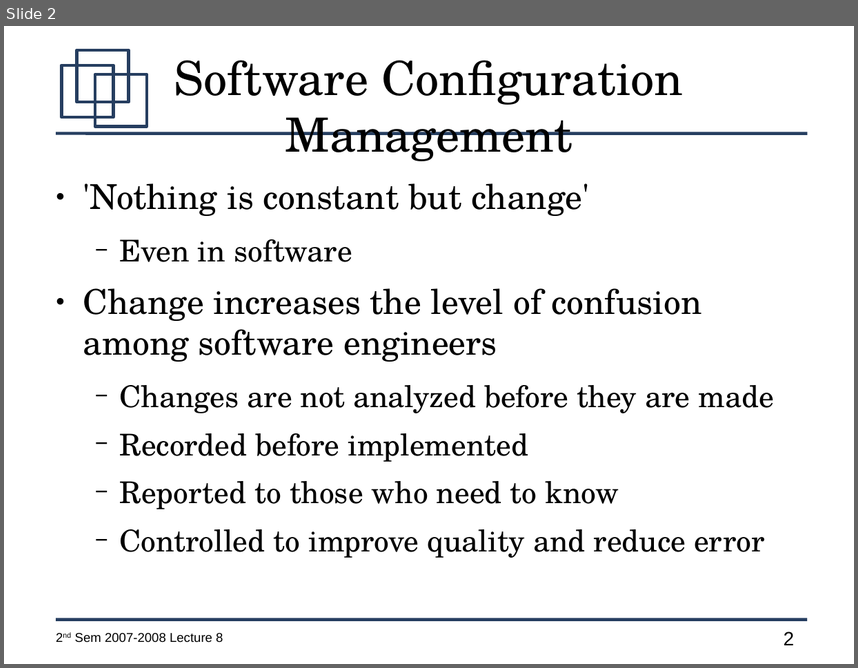
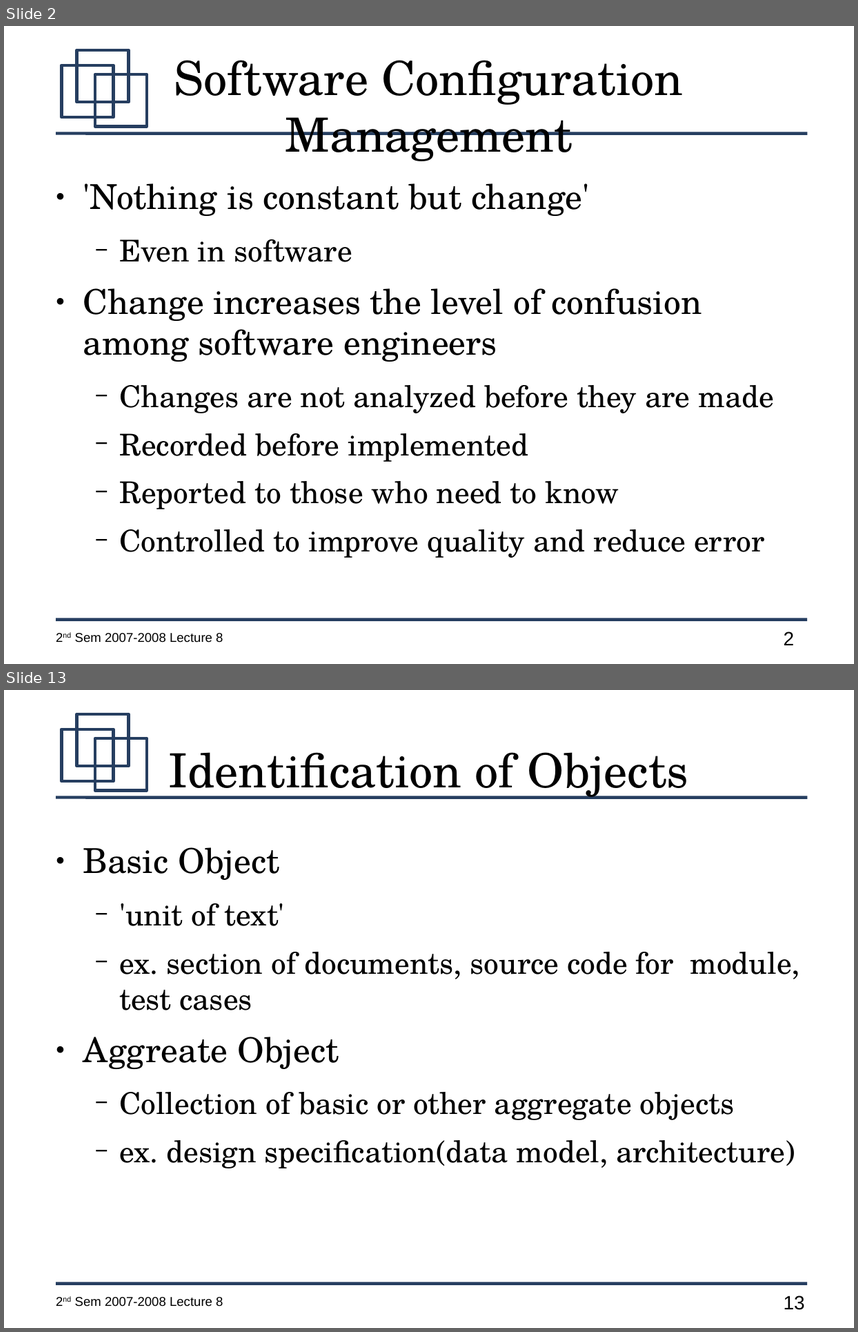
Before and after one commit to jachermocilla/jach-homepage, a slide deck: CMSC128-2nd-Sem-2007-L8.odp. Shown one above the other, each under a label of ours: slide 2 before the commit, slides 2 and 13 after it; the slides between them are not shown. The pictures are 858x668 and 858x1332 pixels, drawn with LibreOffice and Linux fonts; fonts in the diff are those of the drawing. Boxes give left, top, right and bottom in pixels: in the first picture for what was removed or moved away, otherwise in the second. Text is boxed around its words. In the diff, an @@ line names an element or a change of style, - is before the commit and + after.

```diff
--- a/CMSC128-2nd-Sem-2007-L8.odp
+++ b/CMSC128-2nd-Sem-2007-L8.odp
@@ slide 13 added at box(4, 690, 854, 1328), background #FFFFFF; not listed: 7 template elements that a slide beside it also shows @@
@@ title added at box(169, 752, 688, 799), 44 pt, text #000000 @@
+Identification of Objects
@@ text added at box(83, 847, 795, 1168), 28 pt, text #000000 @@
+● Basic Object
+  − 'unit of text'
+  − ex. section of documents, source code for module, test cases
+● Aggreate Object
+  − Collection of basic or other aggregate objects
+  − ex. design specification(data model, architecture)
```
Also in this commit, not shown: 2 slides changed, 19 other slides added, 1 slide removed.
